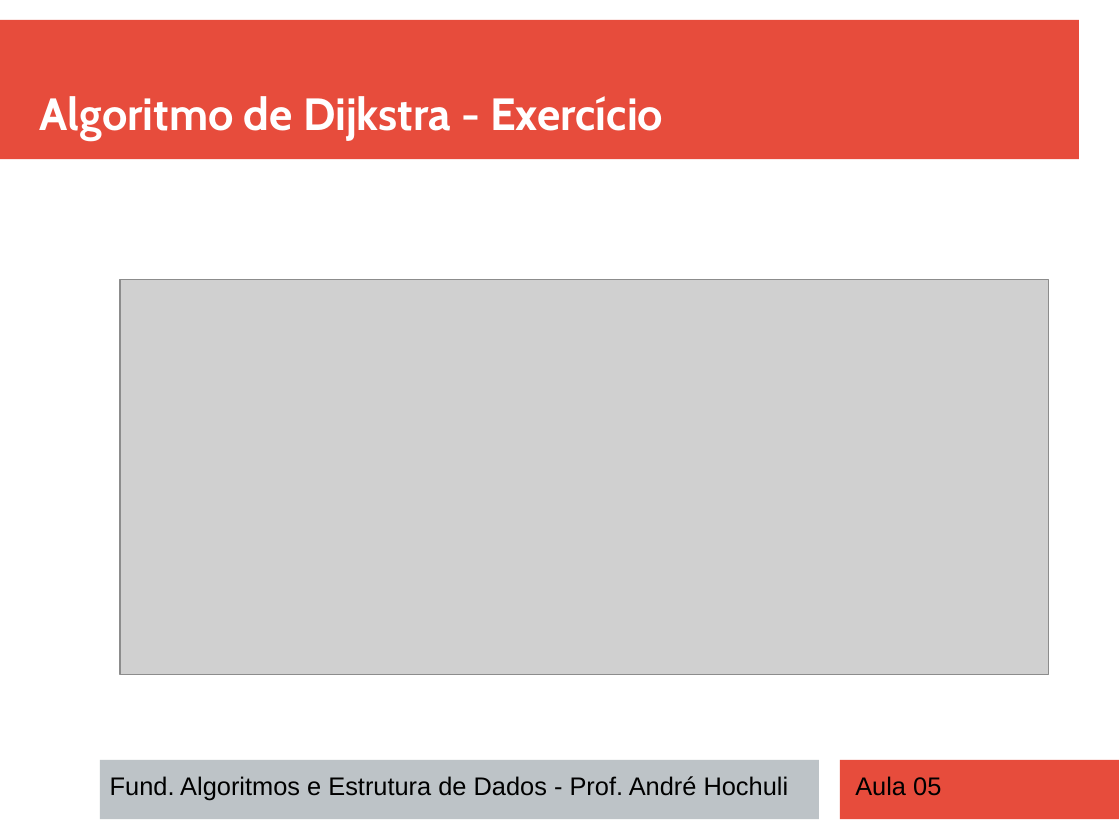
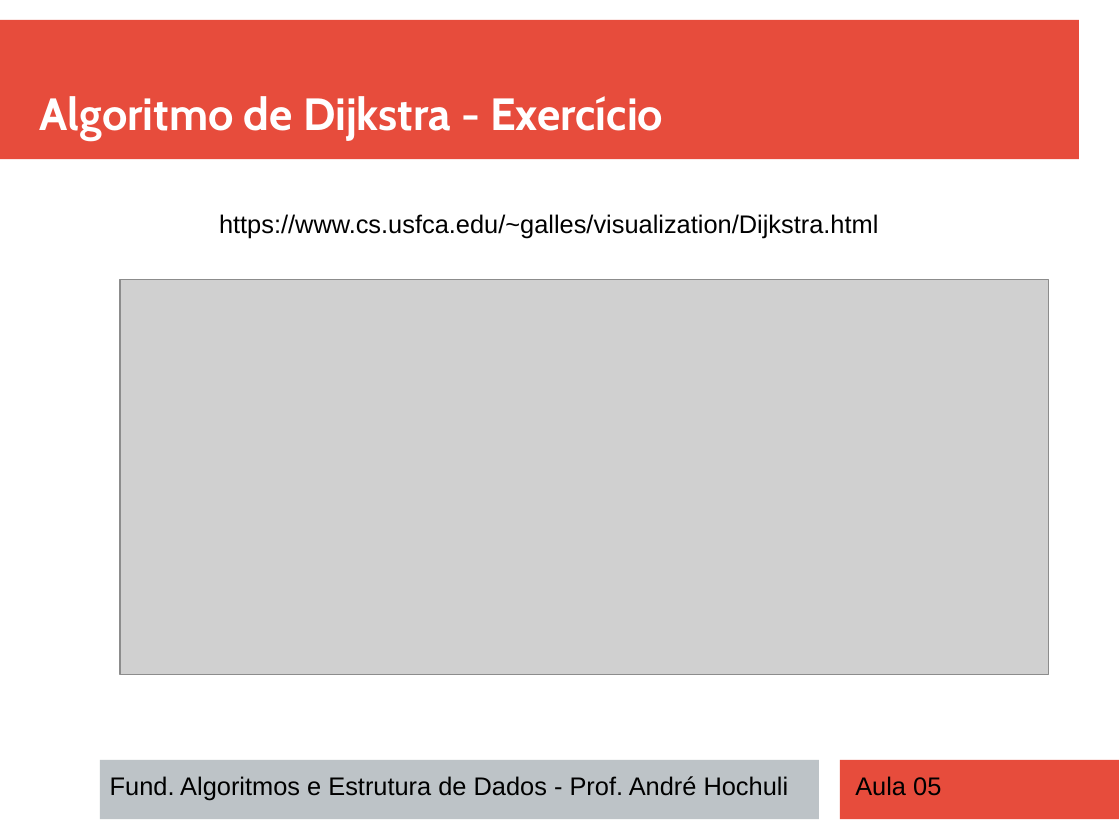
Before and after one commit to andrehochuli/teaching, a slide deck: slide 46 of DataStructuresAndAlgorithms/Lecture 05 - Graphs/Lecture 05 - Graphs.pptx. Drawn at 1120x840 pixels with LibreOffice and Linux fonts; fonts in the diff are those of the drawing; grey boxes stand for pictures. Boxes give left, top, right and bottom in pixels: in the first picture for what was removed or moved away, otherwise in the second. Text is boxed around its words. In the diff, an @@ line names an element or a change of style, - is before the commit and + after.

```diff
--- a/DataStructuresAndAlgorithms/Lecture 05 - Graphs/Lecture 05 - Graphs.pptx
+++ b/DataStructuresAndAlgorithms/Lecture 05 - Graphs/Lecture 05 - Graphs.pptx
@@ text added at (219,214,878,239), 18 pt, text #000000 @@
+https://www.cs.usfca.edu/~galles/visualization/Dijkstra.html
```
Also in this commit, not shown: 5 other files.
